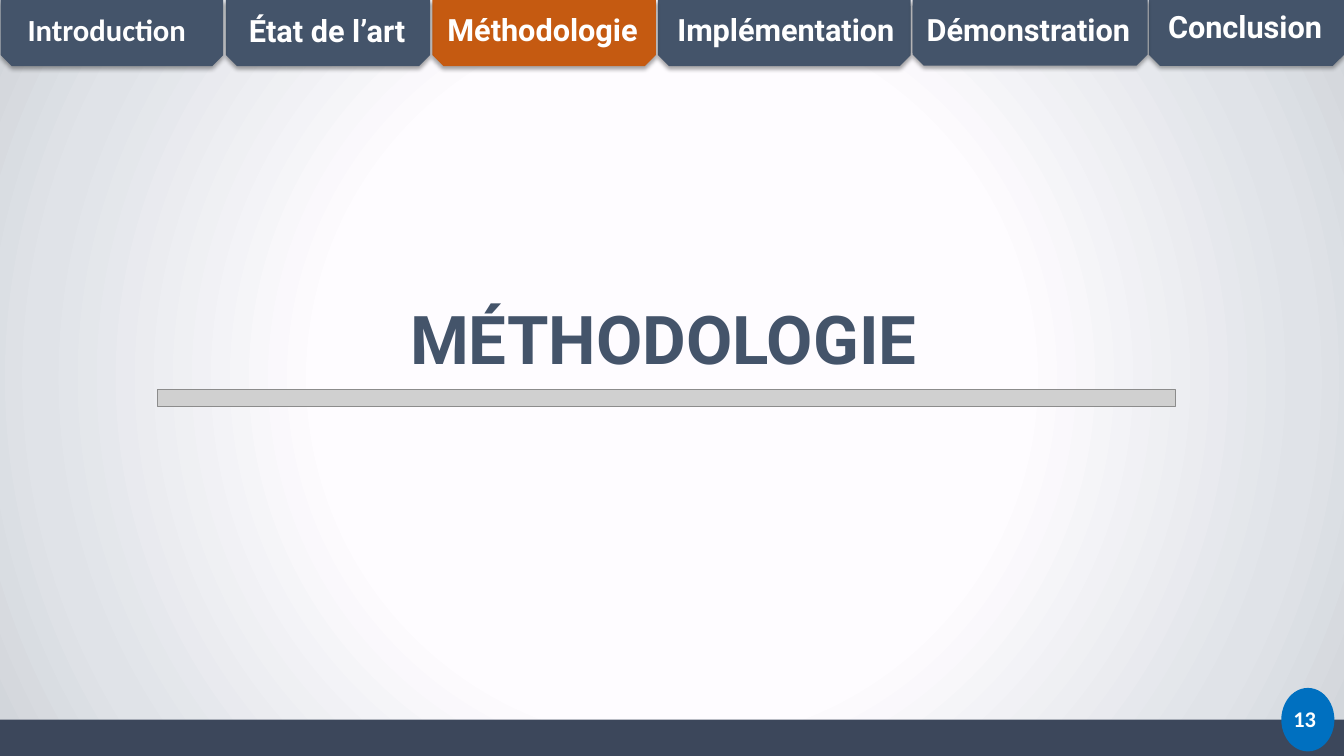
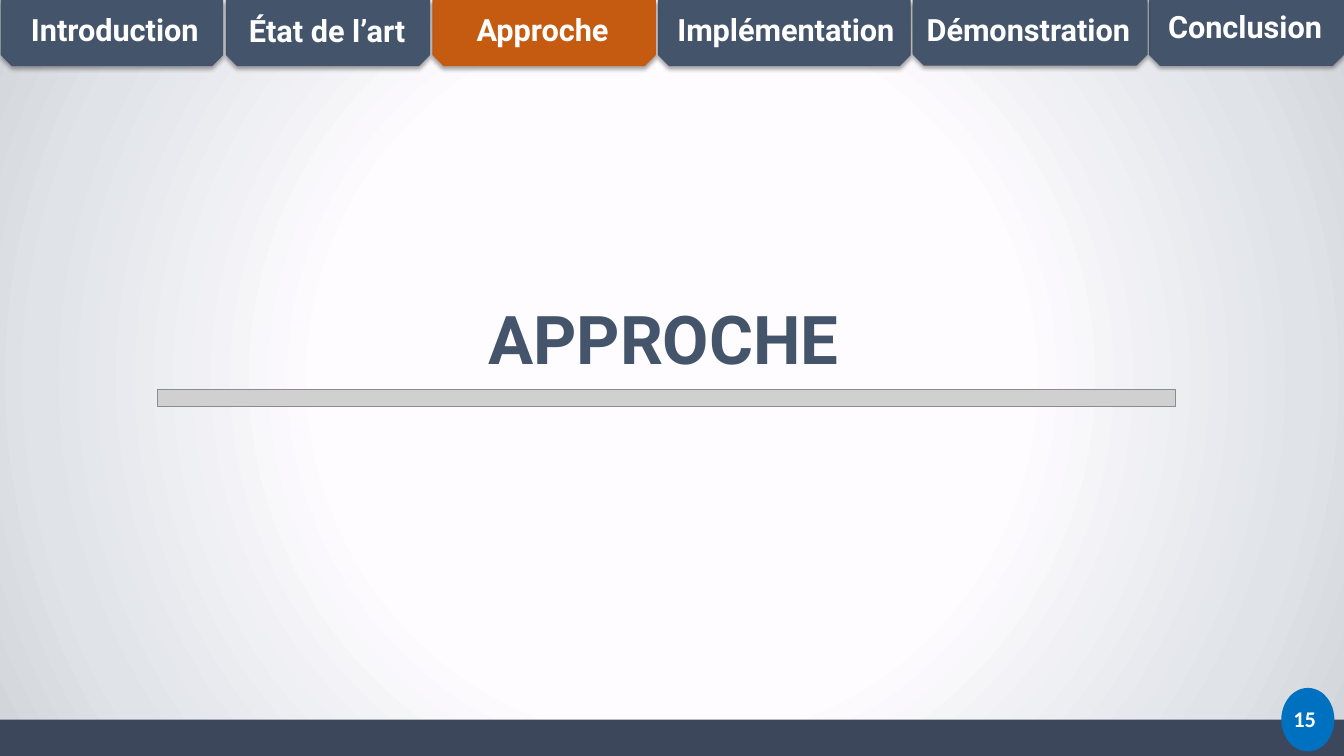
Before and after one commit to canisiushien/memoire-isie, a slide deck: slide 15 of PRESENTATION_M2_CANISIUS.pptx. Drawn at 1344x756 pixels with LibreOffice and Linux fonts; fonts in the diff are those of the drawing; grey boxes stand for pictures. Boxes give left, top, right and bottom in pixels: in the first picture for what was removed or moved away, otherwise in the second. Text is boxed around its words. In the diff, an @@ line names an element or a change of style, - is before the commit and + after.

```diff
--- a/PRESENTATION_M2_CANISIUS.pptx
+++ b/PRESENTATION_M2_CANISIUS.pptx
@@ text "Introduction" at box(31, 18, 199, 42): font Calibri to Roboto @@
@@ text at box(477, 18, 609, 48): text changed @@
-Méthodologie
+Approche
@@ text at box(488, 315, 838, 365): text changed @@
-MÉTHODOLOGIE
+APPROCHE
@@ text at box(1293, 712, 1316, 727): text changed @@
-13
+15
```
Also in this commit, not shown: 25 other slides changed, 5 other files.
